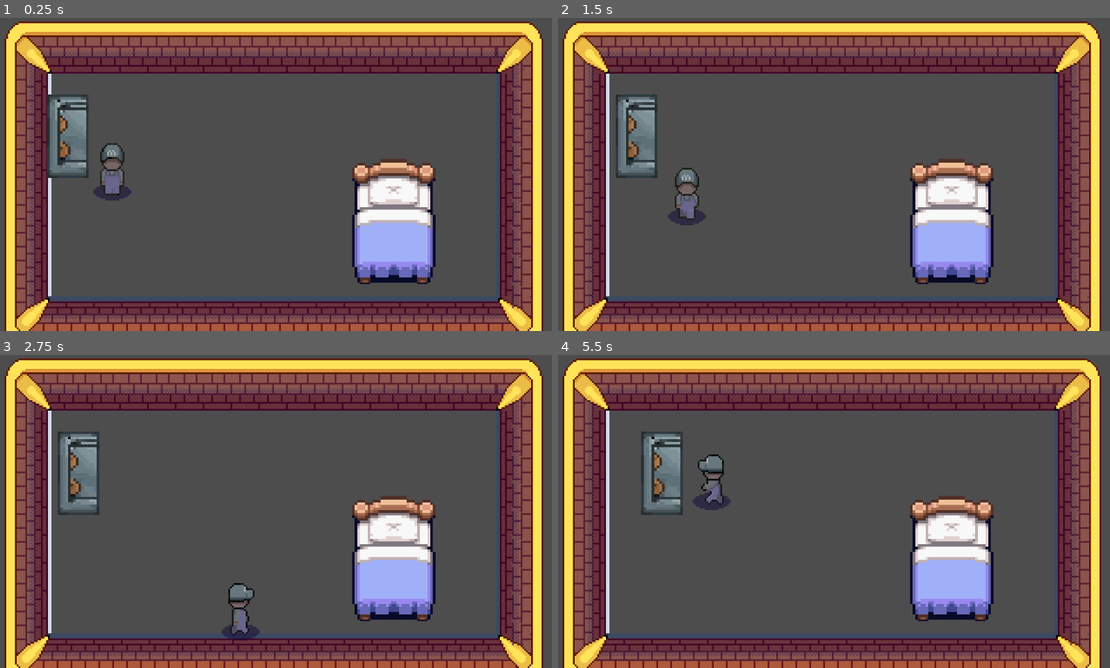
Above: before the commit, frames 1-4 (two rows, left to right).
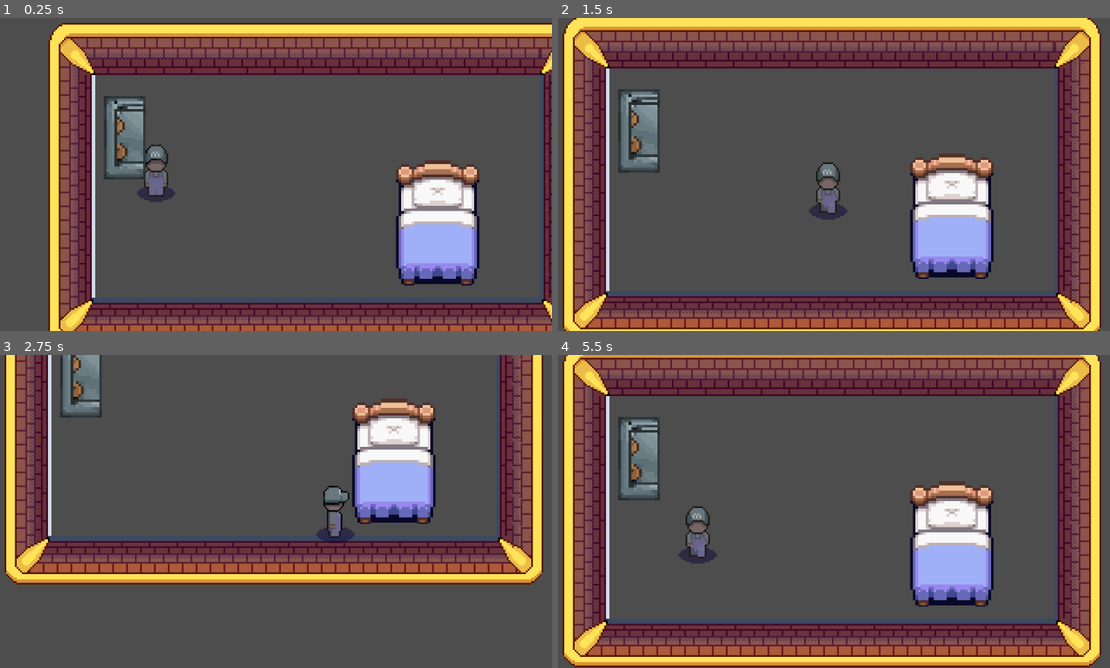
Above: after the commit, the same moments.

Repository: jeanRosa17/project-move-out
Game: Godot game, scene res://Levels/Empty TopDownRoom.tscn
Same seed, same stepped clock (60 frames per second), same inputs: the game is played once before the commit and once after it.
Inputs (mouse positions are in pixels of both pictures, inside the frame that each line leads up to):
- Up to frame 1 (0.25 s): no input
- Up to frame 2 (1.5 s): move the mouse to (955, 158) at 0.52 s; hold Right (MoveRight) 0.53-1.28 s; hold Shift (Push-Pull) 0.53-1.28 s; click (955, 158) at 0.6 s; move the mouse to (718, 190) at 1.27 s; hold S (MoveDown) from 1.28 s (still down); tap Shift (Push-Pull) at 1.35 s
- Up to frame 3 (2.75 s): click (160, 527) at 1.55 s; move the mouse to (331, 442) at 2.02 s; release S (MoveDown) at 2.03 s; hold Right (MoveRight) from 2.03 s (still down); hold Shift (Push-Pull) from 2.03 s (still down); click (331, 442) at 2.1 s
- Up to frame 4 (5.5 s): move the mouse to (806, 574) at 2.77 s; release Right (MoveRight) at 2.78 s; release Shift (Push-Pull) at 2.78 s; hold W (MoveUp) 2.78-3.53 s; tap Shift (Push-Pull) at 2.85 s; click (806, 574) at 3.05 s; move the mouse to (999, 558) at 3.52 s; hold Shift (Push-Pull) 3.53-4.28 s; hold Left (MoveLeft) 3.53-5.03 s; right-click (999, 558) at 3.6 s; move the mouse to (662, 464) at 4.27 s; click (662, 464) at 4.35 s; move the mouse to (861, 511) at 5.02 s; hold S (MoveDown) from 5.03 s (still down); hold Shift (Push-Pull) from 5.03 s (still down)

The runs differ from the first frame. In frame 1, 44% of the frame differs, in the area x 0-100%, y 1-100%; in frame 2, 25%; in frame 3, 52%, in the area x 0-99%, y 0-100%; in frame 4, 36%.

Commit message:
Temporary ideas for pushing
This is to hopefully work on fixing state with Luna

Diff:
--- a/Levels/Tests/TestLevel.tscn
+++ b/Levels/Tests/TestLevel.tscn
@@ -25,9 +25,6 @@
 [sub_resource type="RectangleShape2D" id="RectangleShape2D_2yvdw"]
 size = Vector2(62, 80)
 
-[sub_resource type="RectangleShape2D" id="RectangleShape2D_76fkc"]
-size = Vector2(14, 256)
-
 [sub_resource type="RectangleShape2D" id="RectangleShape2D_kxr0u"]
 size = Vector2(16.5, 32)
 
@@ -76,6 +73,7 @@
 tile_set = ExtResource("3_uvob4")
 
 [node name="Background" type="Sprite2D" parent="."]
+visible = false
 position = Vector2(147.75, 125)
 scale = Vector2(0.5, 0.5)
 texture = ExtResource("4_cifax")
@@ -259,22 +257,22 @@
 [node name="World Border" type="StaticBody2D" parent="." groups=["Immovable Object"]]
 collision_layer = 4
 
-[node name="CollisionShape2D(North)" type="CollisionShape2D" parent="World Border"]
+[node name="CollisionShape2D(North)" type="CollisionShape2D" parent="World Border" groups=["Immovable Object"]]
 position = Vector2(0, 2.5)
 shape = SubResource("WorldBoundaryShape2D_iqcmb")
 one_way_collision_margin = 0.0
 
-[node name="CollisionShape2D(West)" type="CollisionShape2D" parent="World Border"]
+[node name="CollisionShape2D(West)" type="CollisionShape2D" parent="World Border" groups=["Immovable Object"]]
 position = Vector2(2.5, 0)
 rotation = 4.71239
 shape = SubResource("WorldBoundaryShape2D_iqcmb")
 
-[node name="CollisionShape2D(South)" type="CollisionShape2D" parent="World Border"]
+[node name="CollisionShape2D(South)" type="CollisionShape2D" parent="World Border" groups=["Immovable Object"]]
 position = Vector2(375, 247.5)
 rotation = -3.14159
 shape = SubResource("WorldBoundaryShape2D_iqcmb")
 
-[node name="CollisionShape2D(East)" type="CollisionShape2D" parent="World Border"]
+[node name="CollisionShape2D(East)" type="CollisionShape2D" parent="World Border" groups=["Immovable Object"]]
 position = Vector2(372.5, 250)
 rotation = -4.71239
 shape = SubResource("WorldBoundaryShape2D_iqcmb")
@@ -284,15 +282,9 @@
 [node name="Walls" type="StaticBody2D" parent="Level Borders"]
 collision_layer = 4
 
-[node name="Bedroom-Kitchen Wall2" type="CollisionShape2D" parent="Level Borders/Walls"]
+[node name="Bedroom-Kitchen Wall2" type="CollisionShape2D" parent="Level Borders/Walls" groups=["Immovable Object"]]
 position = Vector2(192, 40)
 shape = SubResource("RectangleShape2D_2yvdw")
-
-[node name="Bedroom-Kitchen Wall3" type="CollisionShape2D" parent="Level Borders/Walls"]
-process_mode = 4
-physics_interpolation_mode = 2
-position = Vector2(378, 129)
-shape = SubResource("RectangleShape2D_76fkc")
 
 [node name="Bathroom-Kitchen Wall" type="CollisionShape2D" parent="Level Borders/Walls"]
 position = Vector2(199.75, 240)
@@ -300,10 +292,6 @@
 
 [node name="Bedroom-Bathroom Long Wall" type="CollisionShape2D" parent="Level Borders/Walls"]
 position = Vector2(255.75, 168.25)
-shape = SubResource("RectangleShape2D_kv5fy")
-
-[node name="Bedroom-Bathroom Long Wall3" type="CollisionShape2D" parent="Level Borders/Walls"]
-position = Vector2(433.5, 2)
 shape = SubResource("RectangleShape2D_kv5fy")
 
 [node name="Bedroom-Bathroom Short Wall" type="CollisionShape2D" parent="Level Borders/Walls"]
--- a/Objects/Bed.tscn
+++ b/Objects/Bed.tscn
@@ -1,6 +1,6 @@
-[gd_scene load_steps=5 format=3 uid="uid://cv6u6nkys85s8"]
+[gd_scene load_steps=6 format=3 uid="uid://cv6u6nkys85s8"]
 
-[ext_resource type="Script" uid="uid://c2vh27coguldq" path="res://Objects/Scripts/Furniture.gd" id="1_jno4m"]
+[ext_resource type="Script" uid="uid://c3qi1xhmnbif3" path="res://Objects/FurniturePush.gd" id="1_ardoa"]
 [ext_resource type="Texture2D" uid="uid://drpfaulsu8pf6" path="res://Assets/Objects Spritesheet.png" id="2_g6pvx"]
 
 [sub_resource type="AtlasTexture" id="AtlasTexture_cmayr"]
@@ -10,16 +10,26 @@
 [sub_resource type="RectangleShape2D" id="RectangleShape2D_xnri0"]
 size = Vector2(26, 36)
 
-[node name="Bed" type="CharacterBody2D" groups=["Furniture"]]
+[sub_resource type="RectangleShape2D" id="RectangleShape2D_sc44f"]
+size = Vector2(32, 48)
+
+[node name="Bed" type="Area2D" groups=["Furniture"]]
 collision_layer = 2
 collision_mask = 7
-motion_mode = 1
-script = ExtResource("1_jno4m")
-canLift = true
-metadata/_custom_type_script = "uid://c2vh27coguldq"
+input_pickable = false
+script = ExtResource("1_ardoa")
+canPush = true
+canPull = true
 
 [node name="Sprite2D" type="Sprite2D" parent="."]
 texture = SubResource("AtlasTexture_cmayr")
 
 [node name="BedCollision" type="CollisionShape2D" parent="."]
 shape = SubResource("RectangleShape2D_xnri0")
+
+[node name="StaticBody2D" type="StaticBody2D" parent="."]
+collision_layer = 2
+collision_mask = 7
+
+[node name="CollisionShape2D" type="CollisionShape2D" parent="StaticBody2D"]
+shape = SubResource("RectangleShape2D_sc44f")
--- /dev/null
+++ b/Objects/FurniturePush.gd
@@ -0,0 +1,41 @@
+extends Area2D
+
+class_name FurniturePush
+
+@export var canLift:bool
+@export var canPush:bool
+@export var canPull:bool
+@export var weight:int
+var isLifting: bool = false
+
+@export var liftPosition:Vector2
+
+#func _process(_delta: float) -> void:
+	#self.move_and_collide(self.velocity * _delta)
+
+func get_canLift() -> bool:
+	return canLift
+
+## Reparents this Furniture to the given CharacterBody
+func enterLift(body:CharacterBody2D) -> void:
+	self.collision_layer = 1;
+	self.collision_mask = 6;
+	self.position = body.position + self.liftPosition
+	self.reparent(body)
+	self.isLifting = true
+
+## Returns this Furniture back to not being held
+func exitLift() -> void:
+	var body:Area2D = self.get_parent()
+	body.remove_child(self)
+	body.add_sibling(self)
+	self.position = body.position + self.liftPosition
+	self.collision_layer = 2;
+	self.collision_mask = 7;
+	self.isLifting = false
+
+func _on_player_detection_body_entered(body: Node2D) -> void:
+	if body.is_in_group("Immovable Object"):
+		##add code so player is not able to move and object cannot leave
+		pass
+	pass # Replace with function body.
--- a/Player/Controller.gd
+++ b/Player/Controller.gd
@@ -56,4 +56,5 @@
 ## Handles "Push" and "Pull"
 func handlePushPull(_delta:float) -> void:
 	if (Input.is_action_pressed("Push-Pull")):
+		#issue with entering following state
 		if (self.manager.getStateName() != "Push"): self.manager.changeState("Push")
--- a/Player/Player.tscn
+++ b/Player/Player.tscn
@@ -1706,7 +1706,6 @@
 body = NodePath("../..")
 
 [node name="Camera2D" type="Camera2D" parent="."]
-enabled = false
 limit_smoothed = true
 position_smoothing_enabled = true
 
--- a/Player/PlayerStateManager.gd
+++ b/Player/PlayerStateManager.gd
@@ -4,16 +4,19 @@
 @export var view:AnimatedSprite2D
 
 var furniture:Furniture
+var furniture2:FurniturePush
 var direction:Vector2
 var hasEmptyDropZone:bool
 
 
 func _on_area_2d_area_entered(area: Area2D) -> void:
-	if (area.get_parent().is_in_group("Furniture")):
-		self.furniture = area.get_parent()
+	if (area.is_in_group("Furniture") && self.furniture != null):
+		self.furniture2 = area
 
 func _on_area_2d_area_exited(_area: Area2D) -> void:
-	self.furniture = null
+	if (self.furniture == null): return
+	if (self.getRootNode().find_child(self.furniture.name) != null): return
+	self.furniture2 = null
 
 func _on_area_2d_body_entered(body: Node2D) -> void:
 	if (body.is_in_group("Furniture") && self.furniture == null):
--- a/Player/States/PushState.gd
+++ b/Player/States/PushState.gd
@@ -11,23 +11,26 @@
 func canEnter() -> bool:
 	var prefix:String = "push"
 
-	print("can enter push")
+	#print("can enter push")
 
 	if (self.manager.furniture && self.manager.furniture.canPush):
 		if (!self.isPushing):
 			##self.manager.furniture.position = self.body.position
-			self.manager.furniture.position.x += 8
+			#self.manager.furniture.position.x += 8
 			#self.manager.furniture.collision_layer = 4;
-			#self.manager.furniture.reparent(self.body)
+			self.manager.furniture.reparent(self.body)
+			print("pushing")
 			self.isPushing = true;
 		else:
 			##self.manager.furniture.position = self.body.position
-			self.manager.furniture.position.x += 8
-			#self.manager.furniture.collision_layer = 2;
-			#self.manager.furniture.reparent(self.manager.furniture.get_parent().get_parent())
+			#self.manager.furniture.position.x += 8
+			print("stop pushing")
+			self.manager.furniture.collision_layer = 2;
+			self.manager.furniture.reparent(self.manager.furniture.get_parent().get_parent())
 			self.isPushing = false;
 		return true
 	else:
+		print("error pushing")
 		return false
 
 func enter() -> void:
Not shown: 1 places in Levels/Tests/TestLevel.tscn that only renumber resources
Not shown, added: Objects/FurniturePush.gd.uid
